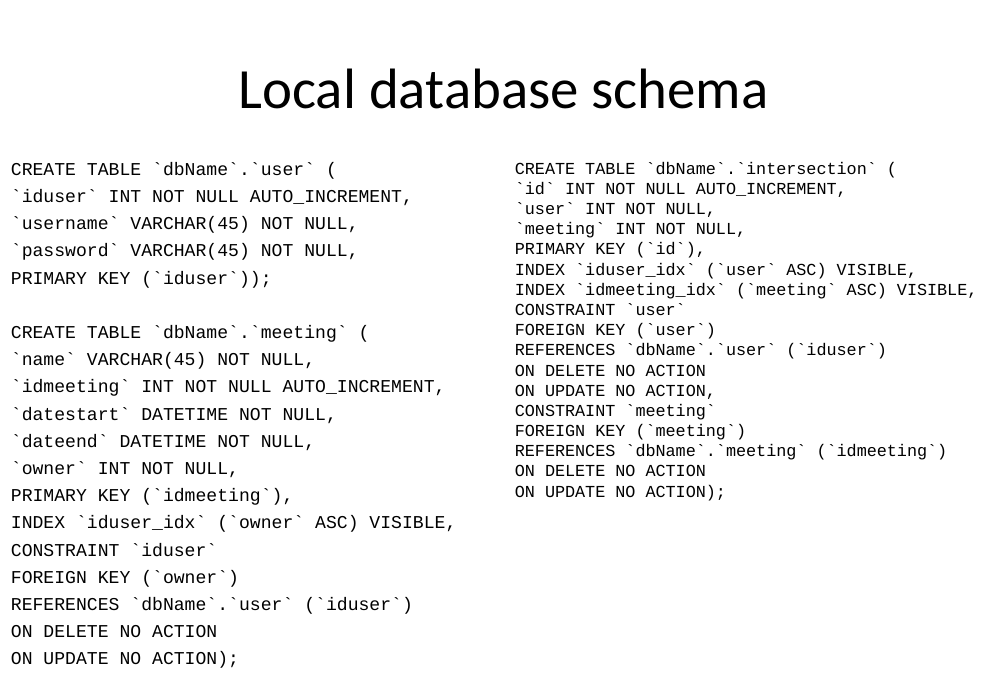
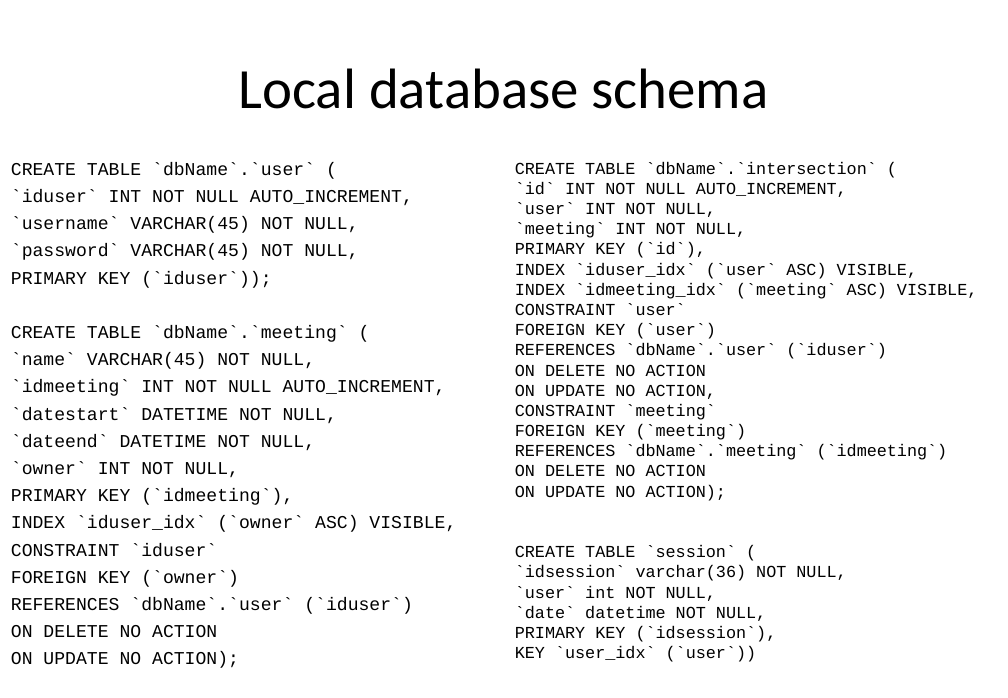
Before and after one commit to Buba98/OnlineMeetings, a slide deck: slide 5 of Meetings management.pptx. Drawn at 1008x698 pixels with LibreOffice and Linux fonts; fonts in the diff are those of the drawing. Boxes give left, top, right and bottom in pixels: in the first picture for what was removed or moved away, otherwise in the second. Text is boxed around its words. In the diff, an @@ line names an element or a change of style, - is before the commit and + after.

```diff
--- a/Meetings management.pptx
+++ b/Meetings management.pptx
@@ text at [515, 545, 846, 662]: paragraphs added @@
+CREATE TABLE `session` (
+`idsession` varchar(36) NOT NULL,
+`user` int NOT NULL,
+`date` datetime NOT NULL,
+PRIMARY KEY (`idsession`),
+KEY `user_idx` (`user`))
```
Also in this commit, not shown: 2 other slides changed, 2 slides added, 7 other files.
